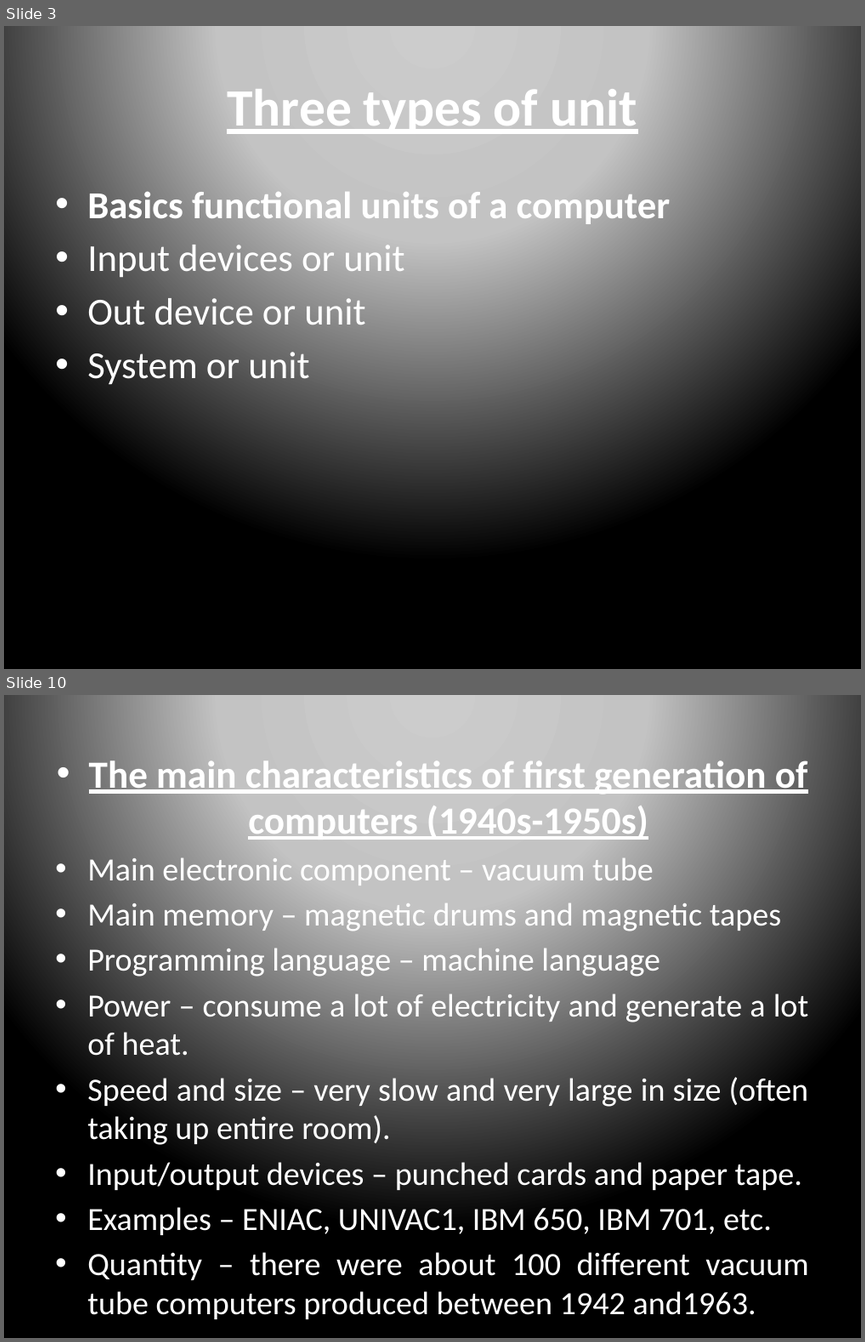
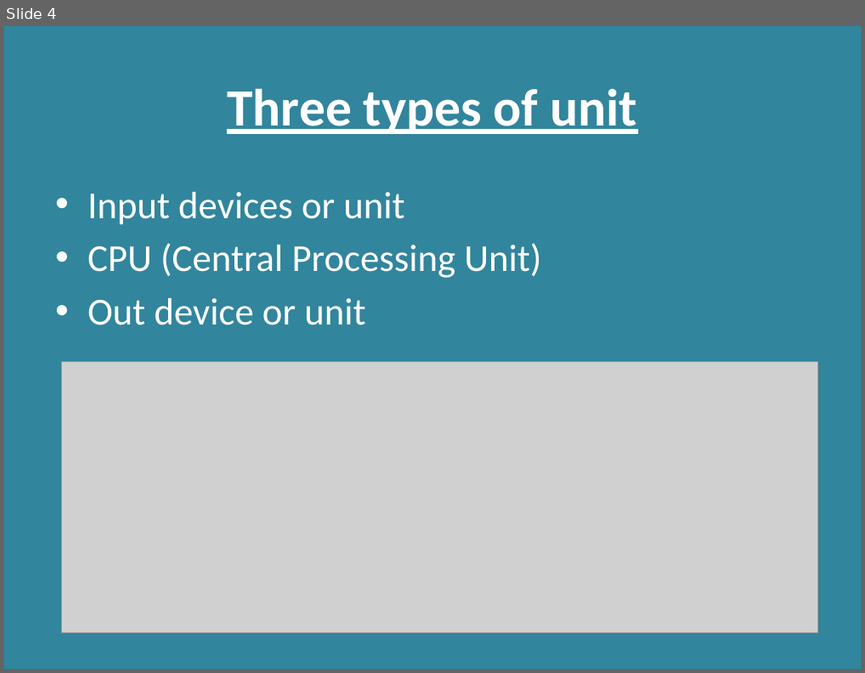
Before and after one commit to RashmivernekarN/keonics, a slide deck: Basics of computer/basic.pptx. Shown one above the other, each under a label of ours: slides 3 and 10 before the commit, slide 4 after it; the slides between them are not shown. The pictures are 865x1342 and 865x673 pixels, drawn with LibreOffice and Linux fonts; fonts in the diff are those of the drawing; grey boxes stand for pictures. Boxes give left, top, right and bottom in pixels: in the first picture for what was removed or moved away, otherwise in the second. Text is boxed around its words. In the diff, an @@ line names an element or a change of style, - is before the commit and + after.

```diff
--- a/Basics of computer/basic.pptx
+++ b/Basics of computer/basic.pptx
@@ slide 10 removed at <box>4,695,861,1338</box>, background gradient #CCCCCC to #C4C4C4 to #000000 @@
@@ text removed at <box>87,755,809,1280</box> @@
-• The main characteristics of first generation of computers (1940s-1950s)
-• Main electronic component – vacuum tube
-• Main memory – magnetic drums and magnetic tapes
-• Programming language – machine language
-• Power – consume a lot of electricity and generate a lot of heat.
-• Speed and size – very slow and very large in size (often taking up entire room).
-• Input/output devices – punched cards and paper tape.
-• Examples – ENIAC, UNIVAC1, IBM 650, IBM 701, etc.
-• Quantity – there were about 100 different vacuum tube computers produced between 1942 and1963.
@@ what was slide 3 is now slide 4 @@
@@ slide 4 changed as well @@
@@ background gradient #CCCCCC to #C4C4C4 to #000000 to #31859C @@
@@ text at <box>87,191,670,228</box>: paragraph removed @@
-• Basics functional units of a computer
@@ text at <box>87,243,541,278</box>: paragraph added @@
+• CPU (Central Processing Unit)
@@ text at <box>87,352,309,384</box>: paragraph removed @@
-• System or unit
@@ picture added at <box>62,362,818,633</box> @@
```
Also in this commit, not shown: 4 other slides changed, 17 slides added, 9 other slides removed, 9 other files.
